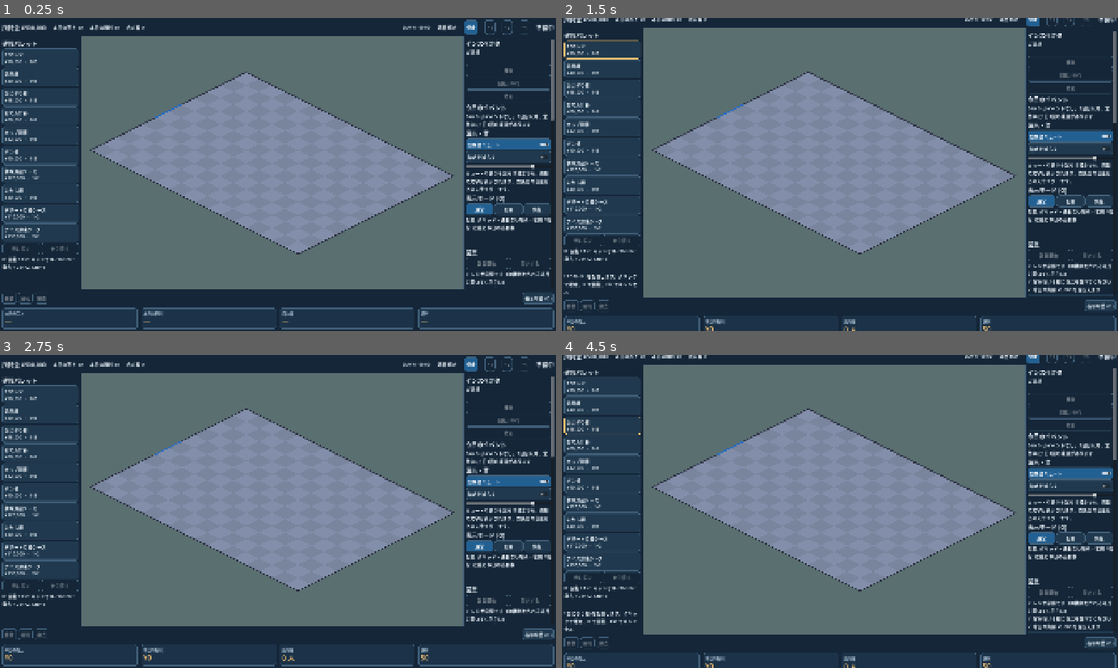
Above: before the commit, frames 1-4 (two rows, left to right).
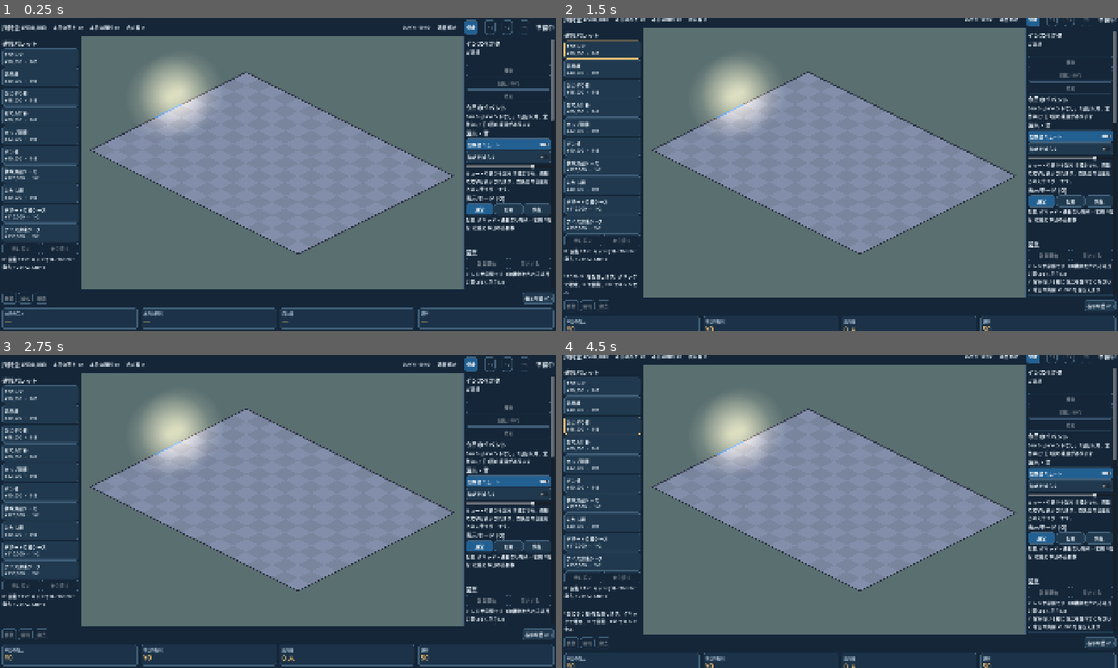
Above: after the commit, the same moments.

Repository: yn217/Convenience_store_Sim
Game: Godot game, scene res://scenes/main/Main.tscn
The game is run twice, just before and just after one commit, with the same random seed, the same clock (stepped at 60 frames per second) and the same inputs.
Inputs:
- Up to frame 1 (0.25 s): no input
- Up to frame 2 (1.5 s): click "停止" at 0.5 s; click "POSレジ ¥90,000 ・ 1×2" at 1.25 s
- Up to frame 3 (2.75 s): click "停止" at 2 s
- Up to frame 4 (4.5 s): click "汎用棚 ¥40,000 ・ 1×2" at 2.75 s; click "停止" at 3.5 s; click "おにぎり棚 ¥45,000 ・ 1×2" at 4.25 s

The runs differ from the first frame. In frame 1, 2.4% of the frame differs, in the area x 24-38%, y 13-37%; in frame 2, 2.4%; in frame 3, 2.4%; in frame 4, 2.4%.

Commit message:
feat(presentation): warm in-store light glow (#61)
Adds LightGlow, a static additive radial glow above each fixture and a
larger one at the entrance. Strength follows the night-ness of
LightingModel.tint (LightGlow.intensity: 0.12 by day, up to 0.6 at night).
Sits between the fixtures and the overlay layers and takes no input.

Co-Authored-By: Claude Haiku <noreply@anthropic.com>

Diff:
--- a/scenes/store/StoreWorld.tscn
+++ b/scenes/store/StoreWorld.tscn
@@ -1,6 +1,7 @@
-[gd_scene load_steps=8 format=3]
+[gd_scene load_steps=9 format=3]
 
 [ext_resource type="Script" path="res://scripts/presentation/store_world.gd" id="1"]
+[ext_resource type="Script" path="res://scripts/presentation/light_glow.gd" id="7"]
 [ext_resource type="Script" path="res://scripts/presentation/selection_overlay.gd" id="2"]
 [ext_resource type="Script" path="res://scripts/presentation/ui_input_controller.gd" id="3"]
 [ext_resource type="Script" path="res://scripts/presentation/fixture_presenter.gd" id="4"]
@@ -20,6 +21,9 @@
 [node name="FixturePresenter" type="Node2D" parent="ObjectSortRoot"]
 script = ExtResource("4")
 
+[node name="LightGlow" type="Node2D" parent="."]
+script = ExtResource("7")
+
 [node name="OverlayLayer" type="Node2D" parent="."]
 script = ExtResource("5")
 
--- /dev/null
+++ b/scripts/presentation/light_glow.gd
@@ -0,0 +1,88 @@
+class_name LightGlow
+extends Node2D
+## Issue #61 (light): warm additive glow pooled above each store fixture and a larger one at the
+## entrance. Its strength follows the night-ness of LightingModel.tint(), so the store reads lit at
+## night and nearly unlit at noon. Static (no animation, so reduce_motion has nothing to tone down),
+## presentation only, drawn between the fixtures and the overlay layers, and it never takes input.
+
+const DAY_FLOOR := 0.12   ## glow strength in full daylight
+const NIGHT_PEAK := 0.6   ## glow strength at night
+const DAY_LUMA := 0.977   ## luminance of LightingModel.DAY (night-ness 0)
+const NIGHT_LUMA := 0.702 ## luminance of LightingModel.NIGHT (night-ness 1)
+const FIXTURE_RADIUS_TILES := 1.1
+const ENTRANCE_RADIUS_TILES := 3.0
+const FIXTURE_LIFT_M := 0.4   ## glow source sits a little above the top of the fixture
+const GLOW_COLOR := Color(1.0, 0.78, 0.45)
+const TEXTURE_SIZE := 128
+
+var _world: Node2D
+var _texture: GradientTexture2D
+var _intensity := DAY_FLOOR
+
+
+func _init() -> void:
+	var mat := CanvasItemMaterial.new()
+	mat.blend_mode = CanvasItemMaterial.BLEND_MODE_ADD
+	material = mat
+	_texture = _make_texture()
+
+
+func _ready() -> void:
+	_world = get_parent()
+
+
+## Glow strength for a game clock value in seconds: DAY_FLOOR in daylight, rising to NIGHT_PEAK at night.
+static func intensity(time_sec: int) -> float:
+	var tint := LightingModel.tint(time_sec)
+	var luma := 0.3 * tint.r + 0.59 * tint.g + 0.11 * tint.b
+	var night := clampf((DAY_LUMA - luma) / (DAY_LUMA - NIGHT_LUMA), 0.0, 1.0)
+	return lerpf(DAY_FLOOR, NIGHT_PEAK, night)
+
+
+## Called by StoreWorld when the clock changes.
+func set_time(time_sec: int) -> void:
+	var value := intensity(time_sec)
+	if is_equal_approx(value, _intensity):
+		return
+	_intensity = value
+	queue_redraw()
+
+
+func _draw() -> void:
+	if _world == null or _world.store_width <= 0 or _world.fixture_catalog == null:
+		return
+	var proj: IsoProjection = _world.projection
+	var tile_px := proj.world_to_screen(1.0, 0.0).distance_to(proj.world_to_screen(0.0, 0.0))
+	var color := Color(GLOW_COLOR, _intensity)
+	for inst in _world.fixtures:
+		var def: Dictionary = _world.fixture_catalog.get_type(inst["type_id"])
+		if def.is_empty():
+			continue
+		var cells := StoreGrid.footprint_cells(def["footprint"], inst["x"], inst["y"], inst["rotation"])
+		var centre := Vector2.ZERO
+		for c in cells:
+			centre += Vector2(c)
+		centre /= maxf(cells.size(), 1)
+		var height := float(def["dimensions_m"]["height"]) + FIXTURE_LIFT_M
+		_draw_glow(proj.world_to_screen(centre.x, centre.y, height), FIXTURE_RADIUS_TILES * tile_px, color)
+	var entrance_color := Color(GLOW_COLOR, _intensity * 0.8)
+	for t in _world.entrance_tiles:
+		_draw_glow(proj.world_to_screen(0.0, float(t.y), 1.2), ENTRANCE_RADIUS_TILES * tile_px, entrance_color)
+
+
+func _draw_glow(centre: Vector2, radius: float, color: Color) -> void:
+	draw_texture_rect(_texture, Rect2(centre - Vector2(radius, radius), Vector2(radius * 2.0, radius * 2.0)), false, color)
+
+
+func _make_texture() -> GradientTexture2D:
+	var gradient := Gradient.new()
+	gradient.offsets = PackedFloat32Array([0.0, 1.0])
+	gradient.colors = PackedColorArray([Color(1, 1, 1, 1), Color(1, 1, 1, 0)])
+	var tex := GradientTexture2D.new()
+	tex.gradient = gradient
+	tex.fill = GradientTexture2D.FILL_RADIAL
+	tex.fill_from = Vector2(0.5, 0.5)
+	tex.fill_to = Vector2(1.0, 0.5)
+	tex.width = TEXTURE_SIZE
+	tex.height = TEXTURE_SIZE
+	return tex
--- a/scripts/presentation/store_world.gd
+++ b/scripts/presentation/store_world.gd
@@ -50,6 +50,7 @@
 
 @onready var _selection: Node2D = $SelectionOverlay
 @onready var _fixture_view: Node2D = $ObjectSortRoot/FixturePresenter
+@onready var _light_glow: LightGlow = get_node_or_null("LightGlow") as LightGlow
 
 
 func _ready() -> void:
@@ -72,6 +73,8 @@
 	var tint := get_node_or_null("TimeTint")
 	if tint != null and snapshot.has("time_sec"):
 		tint.color = LightingModel.tint(int(snapshot["time_sec"]))
+	if _light_glow != null and snapshot.has("time_sec"):
+		_light_glow.set_time(int(snapshot["time_sec"]))
 	if selected_customer != "" and not customers.any(func(c): return c["customer_id"] == selected_customer):
 		selected_customer = ""
 		customer_selected.emit("")
@@ -235,6 +238,8 @@
 func _redraw_objects() -> void:
 	if _fixture_view != null:
 		_fixture_view.queue_redraw()
+	if _light_glow != null:
+		_light_glow.queue_redraw()
 	var layer := get_node_or_null("OverlayLayer")
 	if layer != null:
 		layer.queue_redraw()
--- /dev/null
+++ b/tests/unit/test_light_glow.gd
@@ -0,0 +1,17 @@
+extends RefCounted
+## Issue #61 (light glow): strength is a gentle daylight floor that rises to a bounded night peak.
+
+
+func test_glow_is_faint_by_day_and_strong_at_night(t, _tree) -> void:
+	var noon := LightGlow.intensity(12 * 3600)
+	var midnight := LightGlow.intensity(0)
+	t.ok(absf(noon - LightGlow.DAY_FLOOR) < 0.01, "noon sits on the small daylight floor")
+	t.ok(midnight > 0.5 and midnight <= LightGlow.NIGHT_PEAK + 0.001, "midnight is strong but capped at the night peak")
+	t.ok(LightGlow.intensity(18 * 3600) > noon, "evening glows more than noon")
+	t.ok(LightGlow.intensity(18 * 3600) < midnight, "evening glows less than full night")
+
+
+func test_glow_stays_within_bounds_every_hour(t, _tree) -> void:
+	for h in 24:
+		var v := LightGlow.intensity(h * 3600)
+		t.ok(v >= LightGlow.DAY_FLOOR - 0.001 and v <= LightGlow.NIGHT_PEAK + 0.001, "hour %d within [floor, peak]" % h)
Not shown, added: scripts/presentation/light_glow.gd.uid
Not shown, added: tests/unit/test_light_glow.gd.uid
